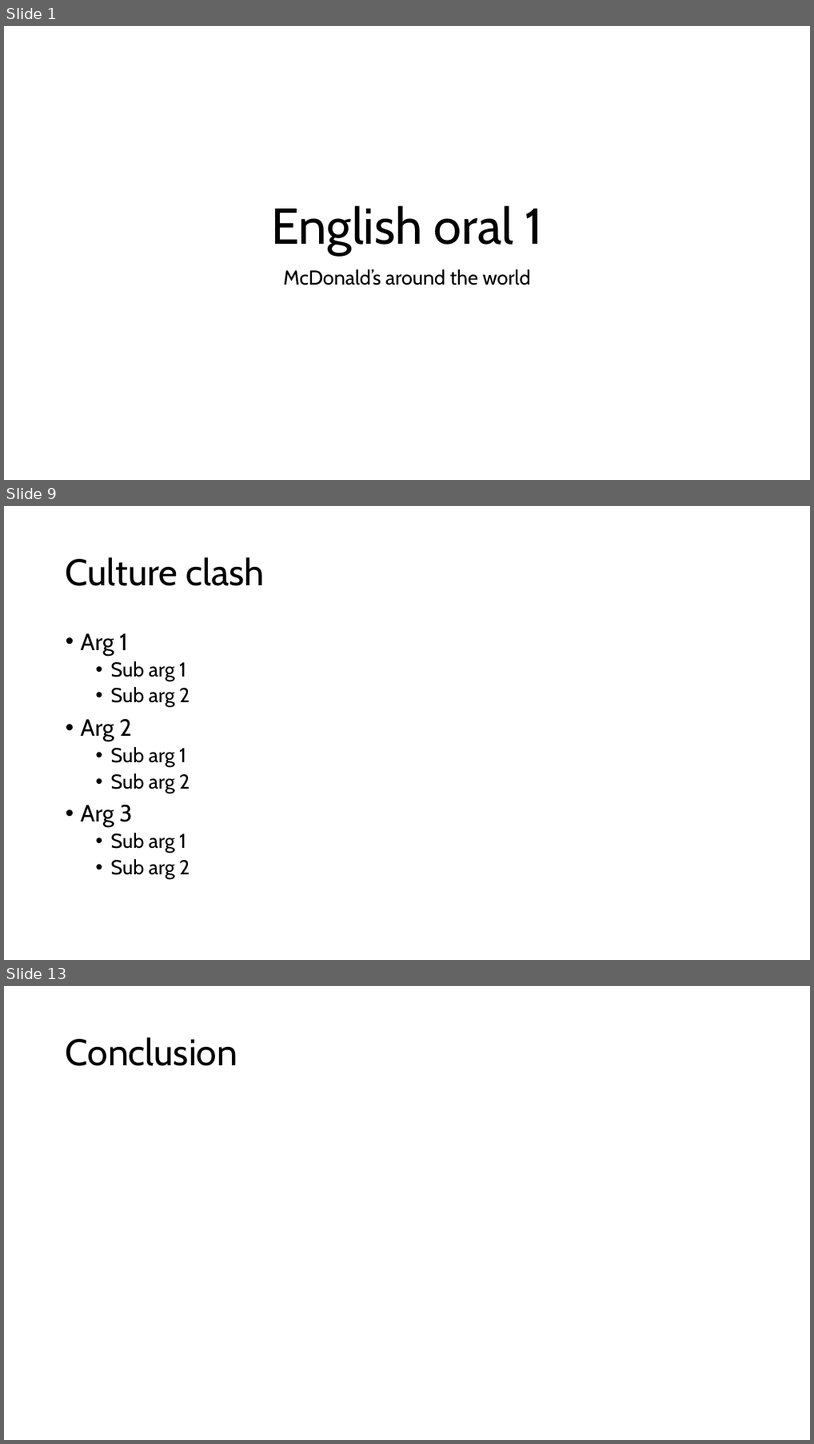
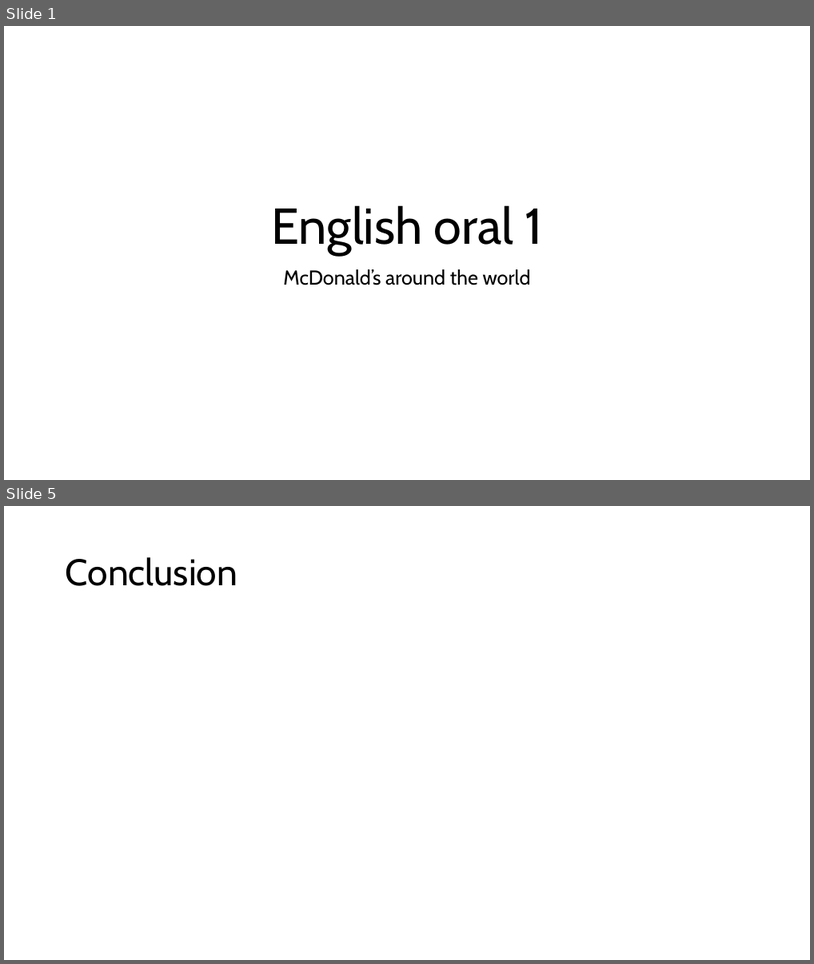
Before and after one commit to Scortail/AnglaisAd, a slide deck: slides.pptx. Shown one above the other, each under a label of ours: slides 1, 9 and 13 before the commit, slides 1 and 5 after it; the slides between them are not shown. The pictures are 814x1444 and 814x964 pixels, drawn with LibreOffice and Linux fonts; fonts in the diff are those of the drawing. Boxes give left, top, right and bottom in pixels: in the first picture for what was removed or moved away, otherwise in the second. Text is boxed around its words. In the diff, an @@ line names an element or a change of style, - is before the commit and + after.

```diff
--- a/slides.pptx
+++ b/slides.pptx
@@ slide 9 removed at <box>4,506,810,960</box>, background #FFFFFF @@
@@ title removed at <box>66,557,265,586</box> @@
-Culture clash
@@ text removed at <box>81,633,190,879</box> @@
-• Arg 1
-  • Sub arg 1
-  • Sub arg 2
-• Arg 2
-  • Sub arg 1
-  • Sub arg 2
-• Arg 3
-  • Sub arg 1
-  • Sub arg 2
@@ what was slide 13 is now slide 5 @@
```
Also in this commit, not shown: 3 slides changed, 7 other slides removed, 1 other file.
